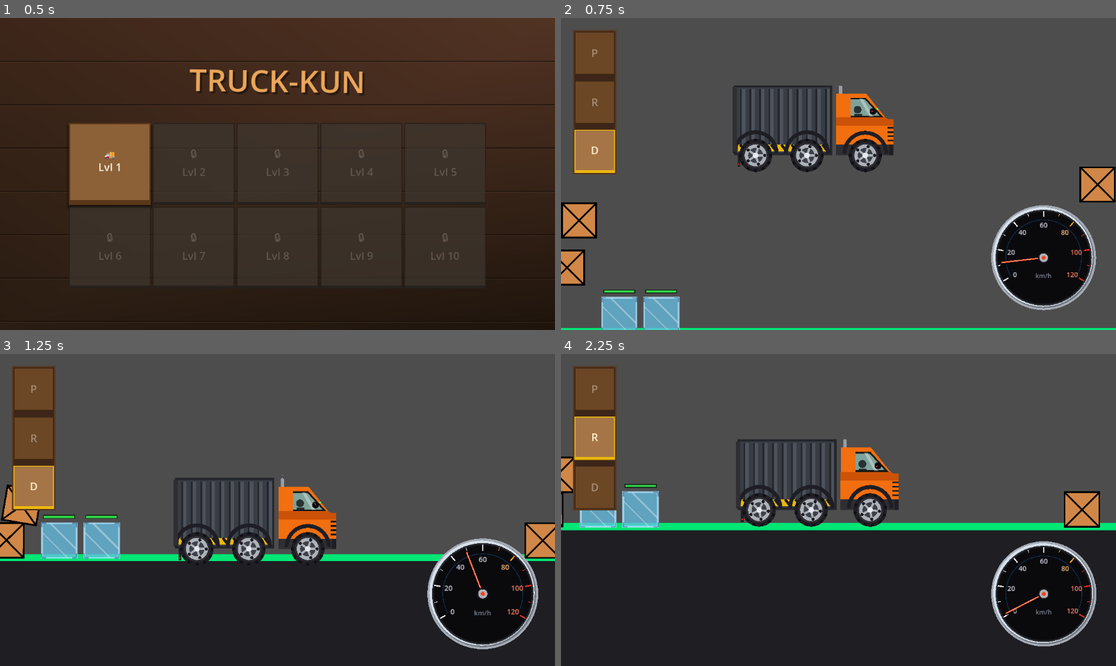
Above: before the commit, frames 1-4 (two rows, left to right).
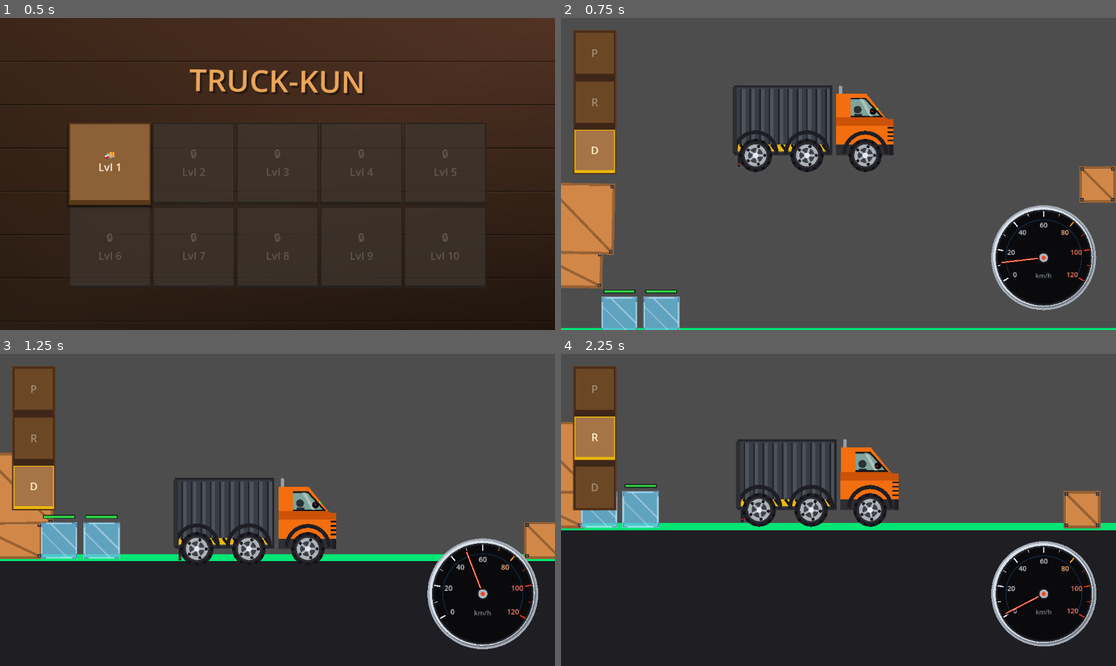
Above: after the commit, the same moments.

Repository: Addressmehari/truck-kun
Game: Godot game, scene res://menu.tscn
Two runs of this game, one before a commit and one after it. Both use one fixed random seed, a clock stepped at 60 frames per second and the inputs below.
Inputs (mouse positions are in pixels of both pictures, inside the frame that each line leads up to):
- Up to frame 1 (0.5 s): no input
- Up to frame 2 (0.75 s): click "🚚 Lvl 1" at 0.5 s
- Up to frame 3 (1.25 s): no input
- Up to frame 4 (2.25 s): click "R" at 1.25 s; tap Enter at 2 s; drag from (561, 475) to (894, 441) at 2.02 s

Frame 1 is identical in both runs. In frame 2, 2.6% of the frame differs, in the area x 0-100%, y 47-87%; in frame 3, 1.3%; in frame 4, 1.1%.

Commit message:
Added 2*2, 2*1, 1*2 and 1*1 boxes

Diff:
--- a/container_body.gd
+++ b/container_body.gd
@@ -304,8 +304,23 @@
 		draw_rect(Rect2(container_left + 2.0, container_top + 2.0, 108.0, 75.0), Color(0.08, 0.09, 0.11, 0.8), true)
 
 		for i in range(6):
+			var item = inventory[i]
+
+			if item != null and item.get("type") == "part":
+				continue # Skip, it will be drawn by the root slot
+
 			var rect = slot_rects[i]
-			var item = inventory[i]
+			if item != null:
+				var grid_w = item.get("grid_w", 1)
+				var grid_h = item.get("grid_h", 1)
+				var col = i % 3
+				var row = i / 3
+				var end_col = col + grid_w - 1
+				var end_row = row + grid_h - 1
+				var end_slot = end_col + end_row * 3
+				if end_slot >= 0 and end_slot < 6:
+					var end_rect = slot_rects[end_slot]
+					rect = Rect2(rect.position, end_rect.end - rect.position)
 
 			if item == null:
 				# 3D Recessed Slot Frame
@@ -463,17 +478,66 @@
 func try_add_to_slot(slot_index: int, crate) -> bool:
 	if slot_index < 0 or slot_index >= 6:
 		return false
-	if inventory[slot_index] == null:
-		var is_glass = crate.get("is_glass_prop") == true
-		inventory[slot_index] = {
-			"type": "glass" if is_glass else "crate",
-			"color": crate.color,
-			"width": crate.width,
-			"height": crate.height,
-			"health": crate.health if is_glass else 100.0
-		}
-		return true
-	return false
+
+	var root_col = slot_index % 3
+	var root_row = slot_index / 3
+
+	var is_glass = crate.get("is_glass_prop") == true
+	var size_type = "1x1"
+	var grid_w = 1
+	var grid_h = 1
+
+	if not is_glass:
+		size_type = crate.get("size_type")
+		if size_type == null:
+			size_type = "1x1"
+		match size_type:
+			"1x1":
+				grid_w = 1
+				grid_h = 1
+			"2x1":
+				grid_w = 2
+				grid_h = 1
+			"1x2":
+				grid_w = 1
+				grid_h = 2
+			"2x2":
+				grid_w = 2
+				grid_h = 2
+
+	# Check bounds
+	if root_col + grid_w > 3 or root_row + grid_h > 2:
+		return false
+
+	# Check if all required slots are empty
+	for dx in range(grid_w):
+		for dy in range(grid_h):
+			var idx = (root_col + dx) + (root_row + dy) * 3
+			if inventory[idx] != null:
+				return false
+
+	# All checks passed, fill the slots
+	for dx in range(grid_w):
+		for dy in range(grid_h):
+			var idx = (root_col + dx) + (root_row + dy) * 3
+			if dx == 0 and dy == 0:
+				inventory[idx] = {
+					"type": "glass" if is_glass else "crate",
+					"size_type": size_type,
+					"color": crate.color,
+					"width": crate.width,
+					"height": crate.height,
+					"health": crate.health if is_glass else 100.0,
+					"grid_w": grid_w,
+					"grid_h": grid_h,
+					"root_slot": slot_index
+				}
+			else:
+				inventory[idx] = {
+					"type": "part",
+					"root_slot": slot_index
+				}
+	return true
 
 func _input(event: InputEvent) -> void:
 	if Engine.is_editor_hint():
@@ -483,14 +547,29 @@
 			var local_mouse = to_local(get_global_mouse_position())
 			for i in range(6):
 				if inventory[i] != null and slot_rects[i].has_point(local_mouse):
+					# Find root slot if clicking on a part
+					var unload_index = i
+					if inventory[i].get("type") == "part":
+						unload_index = inventory[i].get("root_slot")
 					# Unload crate!
-					_unload_slot(i)
+					_unload_slot(unload_index)
 					get_viewport().set_input_as_handled()
 					break
 
 func _unload_slot(slot_index: int) -> void:
 	var item_data = inventory[slot_index]
-	inventory[slot_index] = null
+	if item_data == null:
+		return
+
+	# Clear all slots occupied by this item
+	var root_col = slot_index % 3
+	var root_row = slot_index / 3
+	var grid_w = item_data.get("grid_w", 1)
+	var grid_h = item_data.get("grid_h", 1)
+	for dx in range(grid_w):
+		for dy in range(grid_h):
+			var idx = (root_col + dx) + (root_row + dy) * 3
+			inventory[idx] = null
 
 	var is_glass = (item_data.get("type") == "glass")
 	var scene_path = "res://glass.tscn" if is_glass else "res://crate.tscn"
@@ -502,6 +581,8 @@
 		new_crate.height = item_data.get("height", 40.0)
 		if is_glass:
 			new_crate.health = item_data.get("health", 100.0)
+		else:
+			new_crate.size_type = item_data.get("size_type", "1x1")
 
 		# Add it to the main scene
 		get_tree().current_scene.add_child(new_crate)
--- a/crate.gd
+++ b/crate.gd
@@ -5,6 +5,11 @@
 	set(val):
 		issensor = val
 		_update_physics_state()
+
+@export_enum("1x1", "2x1", "1x2", "2x2") var size_type: String = "1x1":
+	set(val):
+		size_type = val
+		_update_dimensions()
 
 @export var width: float = 40.0:
 	set(val):
@@ -32,6 +37,7 @@
 var original_collision_mask: int = 1
 
 func _ready() -> void:
+	_update_dimensions()
 	if Engine.is_editor_hint():
 		return
 
@@ -46,6 +52,21 @@
 		shape_node.shape = shape_node.shape.duplicate()
 	_update_collision_shape()
 	_update_physics_state()
+
+func _update_dimensions() -> void:
+	match size_type:
+		"1x1":
+			width = 40.0
+			height = 40.0
+		"2x1":
+			width = 80.0
+			height = 40.0
+		"1x2":
+			width = 40.0
+			height = 80.0
+		"2x2":
+			width = 80.0
+			height = 80.0
 
 func _update_collision_shape() -> void:
 	if not is_node_ready():
@@ -108,6 +129,24 @@
 			_update_physics_state()
 			_check_drop_on_container()
 
+	# Rotate / Flip crate if 'R' or Right-Click is pressed while dragging
+	if is_dragging:
+		var request_rotation = false
+		if event is InputEventKey and event.pressed and event.keycode == KEY_R:
+			request_rotation = true
+		elif event is InputEventMouseButton and event.pressed and event.button_index == MOUSE_BUTTON_RIGHT:
+			request_rotation = true
+
+		if request_rotation:
+			if size_type == "2x1":
+				size_type = "1x2"
+				_update_dimensions()
+				get_viewport().set_input_as_handled()
+			elif size_type == "1x2":
+				size_type = "2x1"
+				_update_dimensions()
+				get_viewport().set_input_as_handled()
+
 func _physics_process(_delta: float) -> void:
 	if Engine.is_editor_hint():
 		return
@@ -130,10 +169,20 @@
 	# 1. Try placing in a slot first
 	if truck.has_method("is_zoom_requested") and truck.is_zoom_requested():
 		var local_pos = container_body.to_local(global_position)
+
+		# Sort slots by distance from local_pos to slot center
+		var slots_with_dist = []
 		for i in range(6):
-			var slot_rect = container_body.slot_rects[i]
-			if slot_rect.has_point(local_pos):
-				if container_body.try_add_to_slot(i, self):
+			var slot_center = container_body.slot_rects[i].get_center()
+			var dist = local_pos.distance_to(slot_center)
+			slots_with_dist.append({"index": i, "dist": dist})
+
+		slots_with_dist.sort_custom(func(a, b): return a.dist < b.dist)
+
+		# Try adding to the closest valid slot within range
+		for slot_info in slots_with_dist:
+			if slot_info.dist < 60.0:
+				if container_body.try_add_to_slot(slot_info.index, self):
 					queue_free()
 					return
 
@@ -188,11 +237,44 @@
 	# Draw background fill
 	draw_rect(rect, current_color, true)
 
-	# Draw outline border
-	var border_color = Color.BLACK
-	border_color.a = current_color.a
-	draw_rect(rect, border_color, false, 2.0)
-
-	# Draw diagonal lines (wooden crate look)
-	draw_line(Vector2(-width / 2.0, -height / 2.0), Vector2(width / 2.0, height / 2.0), border_color, 2.0)
-	draw_line(Vector2(width / 2.0, -height / 2.0), Vector2(-width / 2.0, height / 2.0), border_color, 2.0)
+	# Shading (top-left highlight, bottom-right shadow)
+	var shadow_color = Color(0.0, 0.0, 0.0, 0.25 * current_color.a)
+	var highlight_color = Color(1.0, 1.0, 1.0, 0.2 * current_color.a)
+	# Left/Top highlights
+	draw_line(rect.position + Vector2(1, 1), Vector2(rect.end.x - 1, rect.position.y + 1), highlight_color, 1.5)
+	draw_line(rect.position + Vector2(1, 1), Vector2(rect.position.x + 1, rect.end.y - 1), highlight_color, 1.5)
+	# Right/Bottom shadows
+	draw_line(Vector2(rect.end.x - 1, rect.position.y + 1), rect.end - Vector2(1, 1), shadow_color, 1.5)
+	draw_line(Vector2(rect.position.x + 1, rect.end.y - 1), rect.end - Vector2(1, 1), shadow_color, 1.5)
+
+	# Outer frame planks
+	var frame_color = current_color.darkened(0.28)
+	frame_color.a = current_color.a
+	var frame_t = 3.0
+	draw_rect(rect, frame_color, false, frame_t)
+
+	# Diagonal crossbeam plank
+	var start_pt = rect.position + Vector2(2, 2)
+	var end_pt = rect.end - Vector2(2, 2)
+	draw_line(start_pt, end_pt, frame_color, 3.0)
+
+	# Corner Metal Plates / Brackets
+	var plate_color = Color(0.18, 0.18, 0.22)
+	plate_color.a = current_color.a
+	var p_size = 4.0
+	# Top Left
+	draw_rect(Rect2(rect.position.x, rect.position.y, p_size, p_size), plate_color, true)
+	# Top Right
+	draw_rect(Rect2(rect.end.x - p_size, rect.position.y, p_size, p_size), plate_color, true)
+	# Bottom Left
+	draw_rect(Rect2(rect.position.x, rect.end.y - p_size, p_size, p_size), plate_color, true)
+	# Bottom Right
+	draw_rect(Rect2(rect.end.x - p_size, rect.end.y - p_size, p_size, p_size), plate_color, true)
+
+	# Small iron rivets
+	var rivet_color = Color(0.55, 0.55, 0.6)
+	rivet_color.a = current_color.a
+	draw_circle(rect.position + Vector2(2, 2), 0.8, rivet_color)
+	draw_circle(Vector2(rect.end.x - 2, rect.position.y + 2), 0.8, rivet_color)
+	draw_circle(Vector2(rect.position.x + 2, rect.end.y - 2), 0.8, rivet_color)
+	draw_circle(rect.end - Vector2(2, 2), 0.8, rivet_color)
--- a/glass.gd
+++ b/glass.gd
@@ -169,10 +169,20 @@
 
 	if truck.has_method("is_zoom_requested") and truck.is_zoom_requested():
 		var local_pos = container_body.to_local(global_position)
+
+		# Sort slots by distance from local_pos to slot center
+		var slots_with_dist = []
 		for i in range(6):
-			var slot_rect = container_body.slot_rects[i]
-			if slot_rect.has_point(local_pos):
-				if container_body.try_add_to_slot(i, self):
+			var slot_center = container_body.slot_rects[i].get_center()
+			var dist = local_pos.distance_to(slot_center)
+			slots_with_dist.append({"index": i, "dist": dist})
+
+		slots_with_dist.sort_custom(func(a, b): return a.dist < b.dist)
+
+		# Try adding to the closest valid slot within range
+		for slot_info in slots_with_dist:
+			if slot_info.dist < 60.0:
+				if container_body.try_add_to_slot(slot_info.index, self):
 					queue_free()
 					return
 
--- a/main.tscn
+++ b/main.tscn
@@ -32,16 +32,24 @@
 script = ExtResource("2_camera_gd")
 
 [node name="crate1" parent="." instance=ExtResource("4_1bvp3")]
-position = Vector2(-379, -86)
+position = Vector2(-475, -101)
+size_type = "1x2"
+height = 80.0
 
 [node name="crate2" parent="." instance=ExtResource("4_1bvp3")]
 position = Vector2(-334, -45)
+size_type = "2x1"
+width = 80.0
 
 [node name="crate3" parent="." instance=ExtResource("4_1bvp3")]
 position = Vector2(-320, -100)
+size_type = "2x2"
+width = 80.0
+height = 80.0
 
 [node name="crate" parent="." instance=ExtResource("4_1bvp3")]
 position = Vector2(285, -142)
+size_type = null
 
 [node name="glass1" parent="." instance=ExtResource("5_glass")]
 position = Vector2(-273, 20)
